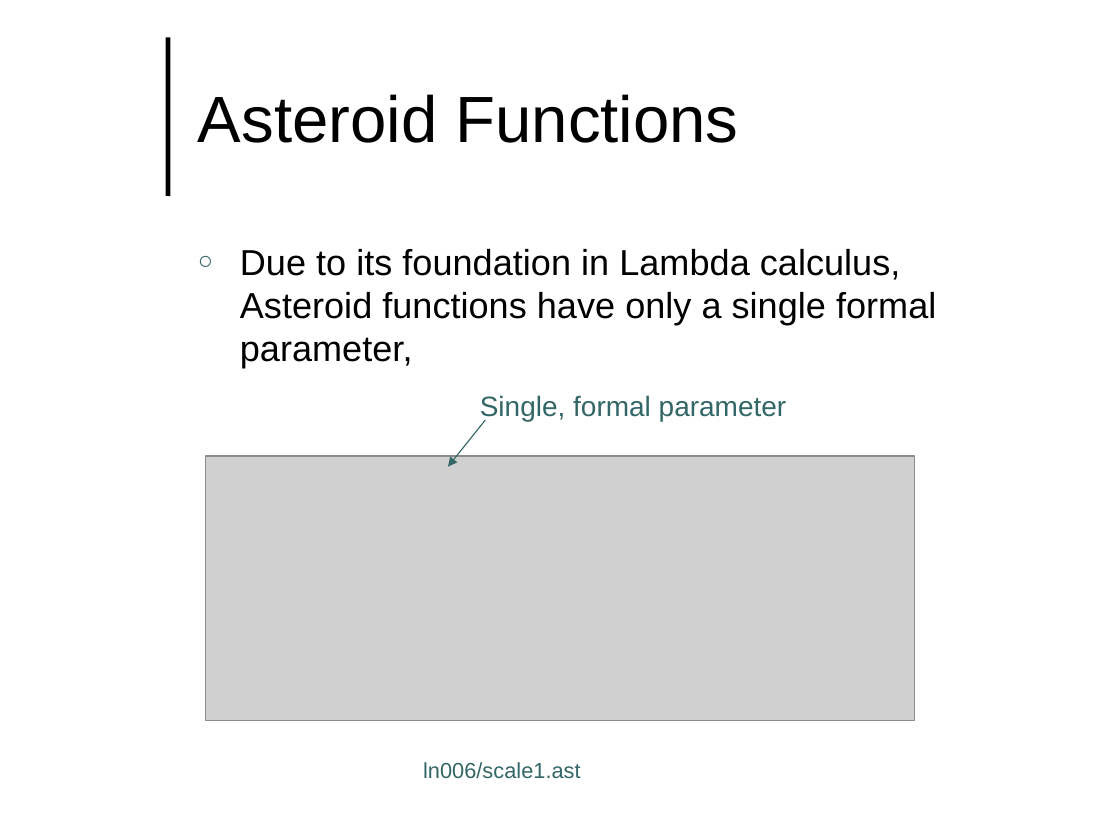
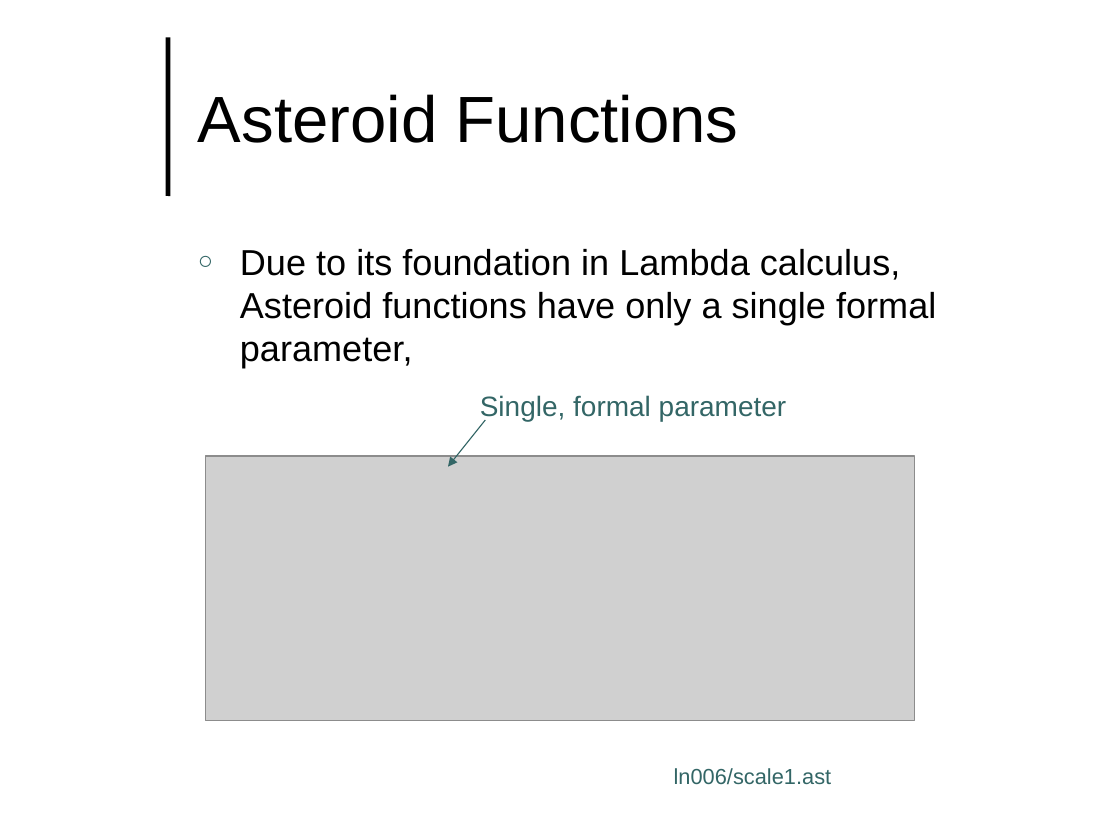
Before and after one commit to lutzhamel/CSC493, a slide deck: slide 7 of notes/csc493-ln006.pptx (slide 6 before the commit). Drawn at 1120x840 pixels with LibreOffice and Linux fonts; fonts in the diff are those of the drawing; grey boxes stand for pictures; background and template pictures are left out. Boxes give left, top, right and bottom in pixels: in the first picture for what was removed or moved away, otherwise in the second. Text is boxed around its words. In the diff, an @@ line names an element or a change of style, - is before the commit and + after.

```diff
--- a/notes/csc493-ln006.pptx
+++ b/notes/csc493-ln006.pptx
@@ text "ln006/scale1.ast": place and size @@
-text "ln006/scale1.ast" at (423,762,581,779)
+text "ln006/scale1.ast" at (674,768,832,785)
```
Also in this commit, not shown: 4 other slides changed, 1 slide added, 9 other files.
